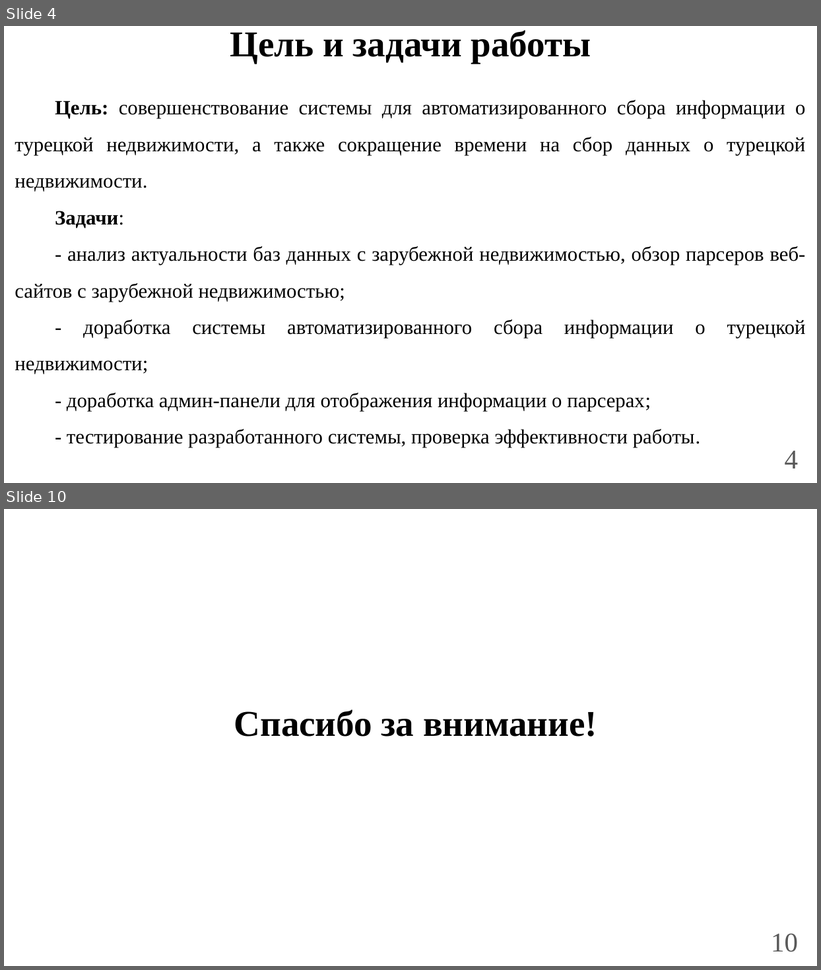
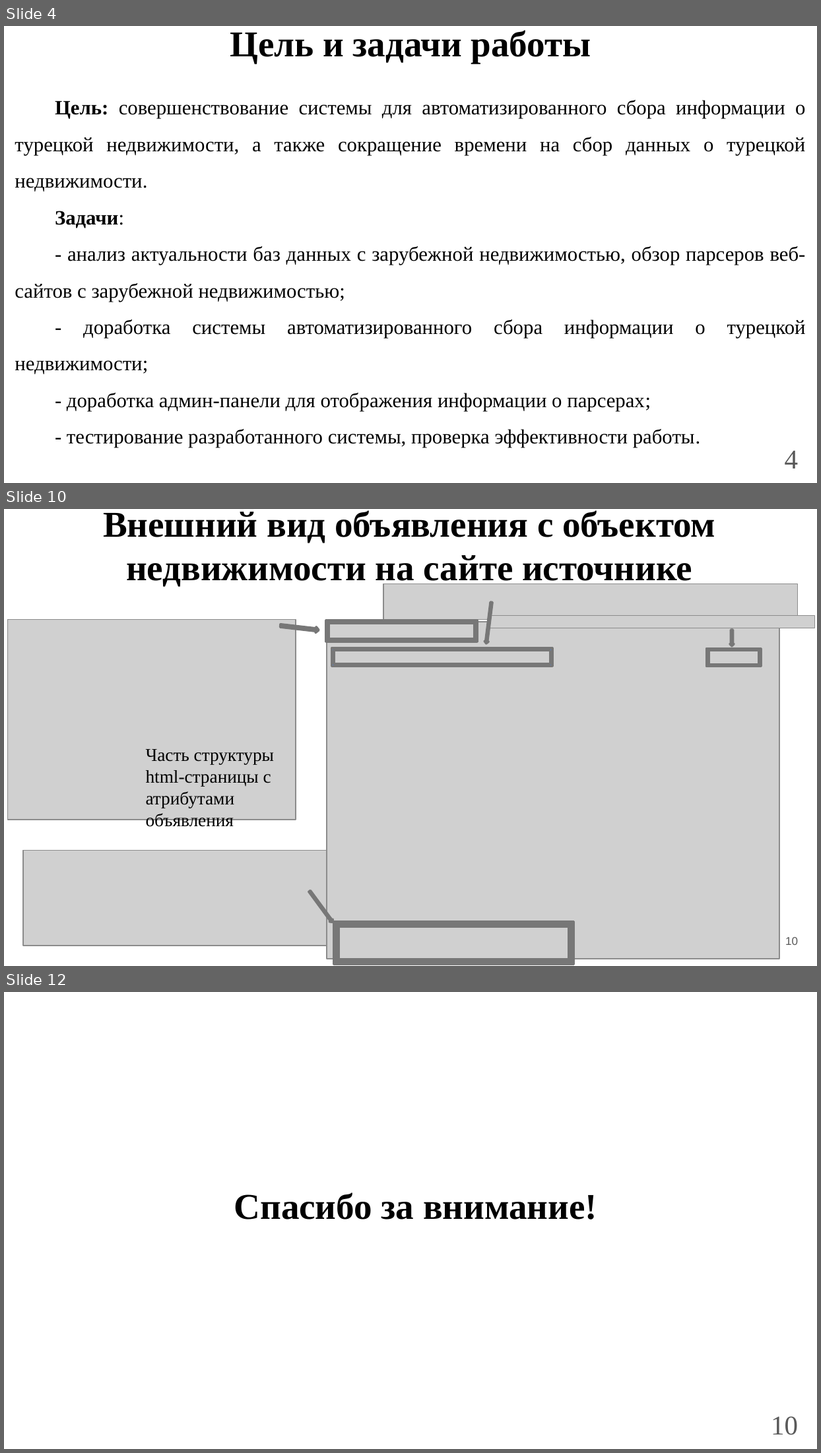
Before and after one commit to OkejoTM/Diploma, a slide deck: Presentation.pptx. Shown one above the other, each under a label of ours: slides 4 and 10 before the commit, slides 4, 10 and 12 after it; the slides between them are not shown. The pictures are 821x970 and 821x1453 pixels, drawn with LibreOffice and Linux fonts; fonts in the diff are those of the drawing; grey boxes stand for pictures. Boxes give left, top, right and bottom in pixels: in the first picture for what was removed or moved away, otherwise in the second. Text is boxed around its words. In the diff, an @@ line names an element or a change of style, - is before the commit and + after.

```diff
--- a/Presentation.pptx
+++ b/Presentation.pptx
@@ slide 10 added at (4, 509, 817, 966), background #FFFFFF @@
@@ text added at (103, 510, 715, 587), 32.2 pt, text #000000, bold @@
+Внешний вид объявления с объектом недвижимости на сайте источнике
@@ picture added at (384, 584, 799, 620) @@
@@ right arrow added at (484, 603, 494, 644), fill #4285F4, outline #777777 2 pt @@
@@ picture added at (8, 620, 296, 820) @@
@@ right arrow added at (281, 623, 319, 633), fill #777777, outline #777777 2 pt @@
@@ frame added at (326, 621, 477, 642), fill #777777, outline #777777 2 pt @@
@@ picture added at (327, 622, 780, 960) @@
@@ picture added at (488, 615, 814, 628) @@
@@ down arrow added at (730, 630, 734, 646), fill #4285F4, outline #777777 2 pt @@
@@ frame added at (331, 648, 552, 666), fill #4285F4, outline #777777 2 pt @@
@@ frame added at (706, 649, 761, 667), fill #777777, outline #777777 2 pt @@
@@ text added at (146, 749, 274, 830), 16 pt, text #000000 @@
+Часть структуры html-страницы с атрибутами объявления
@@ picture added at (24, 850, 327, 946) @@
@@ right arrow added at (308, 890, 333, 923), fill #777777, outline #777777 2 pt @@
@@ frame added at (334, 922, 574, 965), fill #777777, outline #777777 2 pt @@
@@ page number added at (785, 937, 798, 945), 10 pt, text #595959 @@
+10
@@ what was slide 10 is now slide 12 @@
```
Also in this commit, not shown: 7 slides changed, 5 other slides added, 1 slide removed, 9 other files.
